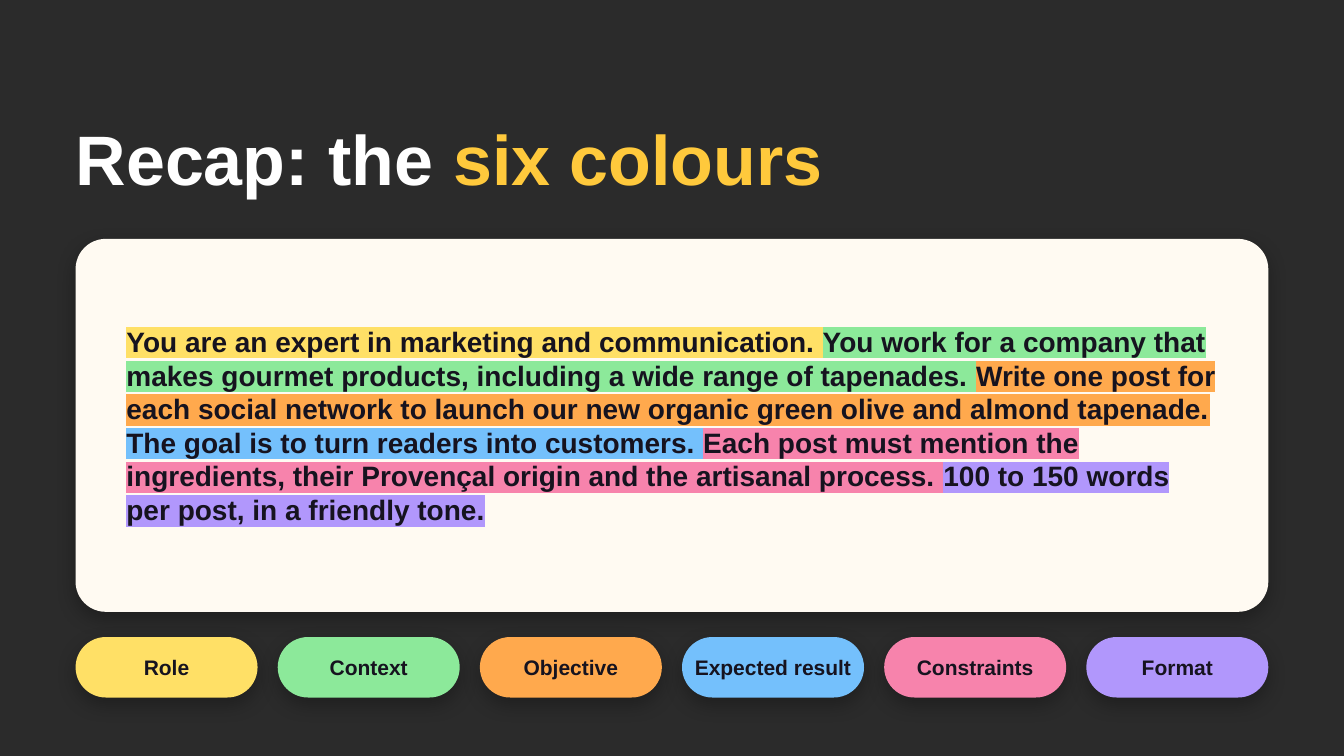
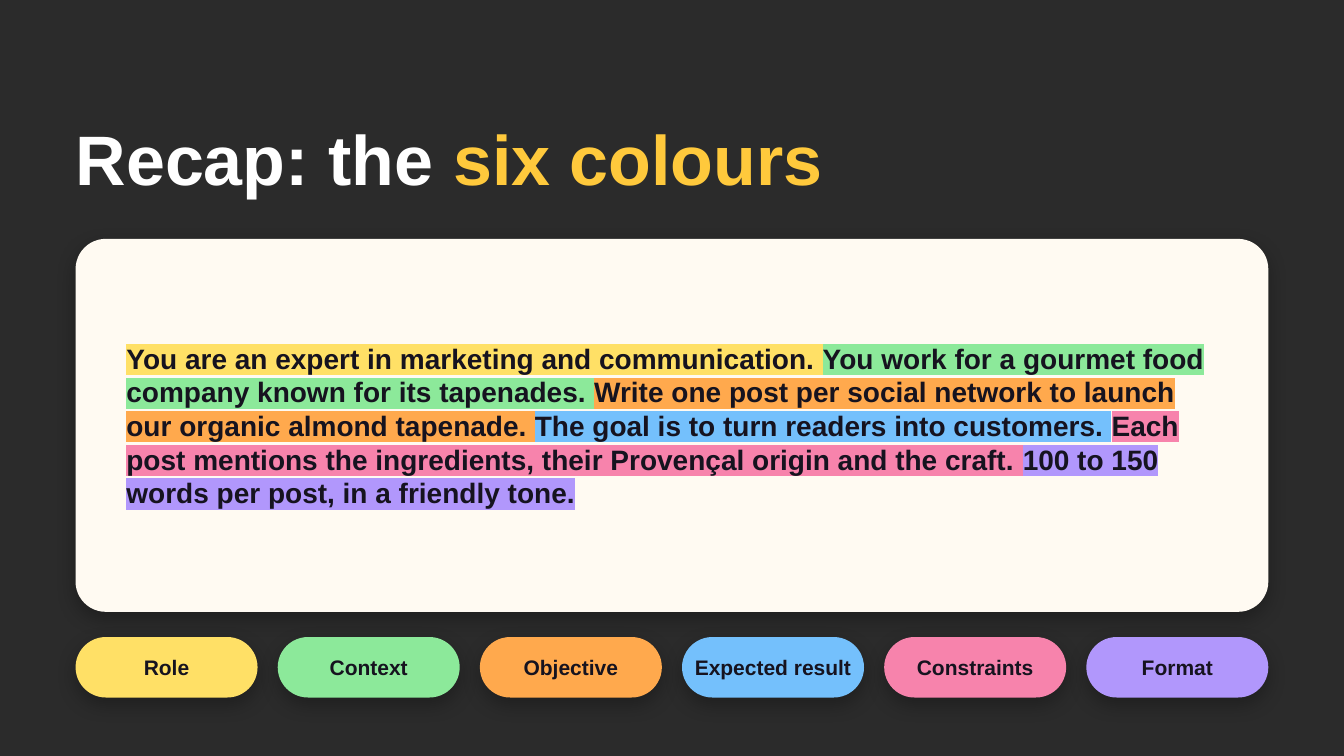
Before and after one commit to ffouladgar-ux/motion-graphics, a slide deck: slide 26 of courses/uca-ai/day2/UCA_AI_Day2.pptx (slide 4 before the commit). Drawn at 1344x756 pixels with LibreOffice and Linux fonts; fonts in the diff are those of the drawing; background and template pictures are left out; a plain dark background stands for a picture behind light text. Boxes give left, top, right and bottom in pixels: in the first picture for what was removed or moved away, otherwise in the second. Text is boxed around its words. In the diff, an @@ line names an element or a change of style, - is before the commit and + after.

```diff
--- a/courses/uca-ai/day2/UCA_AI_Day2.pptx
+++ b/courses/uca-ai/day2/UCA_AI_Day2.pptx
@@ text in rounded rectangle at [126, 348, 1204, 508]: text changed @@
-You are an expert in marketing and communication. You work for a company that makes gourmet products, including a wide range of tapenades. Write one post for each social network to launch our new organic green olive and almond tapenade. The goal is to turn readers into customers. Each post must mention the ingredients, their Provençal origin and the artisanal process. 100 to 150 words per post, in a friendly tone.
+You are an expert in marketing and communication. You work for a gourmet food company known for its tapenades. Write one post per social network to launch our organic almond tapenade. The goal is to turn readers into customers. Each post mentions the ingredients, their Provençal origin and the craft. 100 to 150 words per post, in a friendly tone.
```
Also in this commit, not shown: 8 other slides changed, 26 slides added, 1 slide removed, 7 other files.
